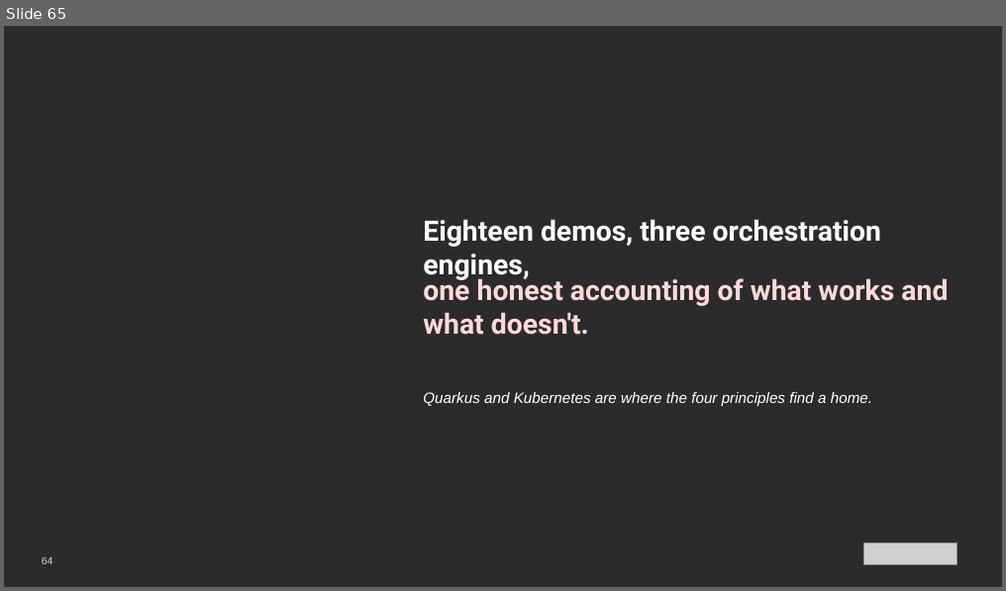
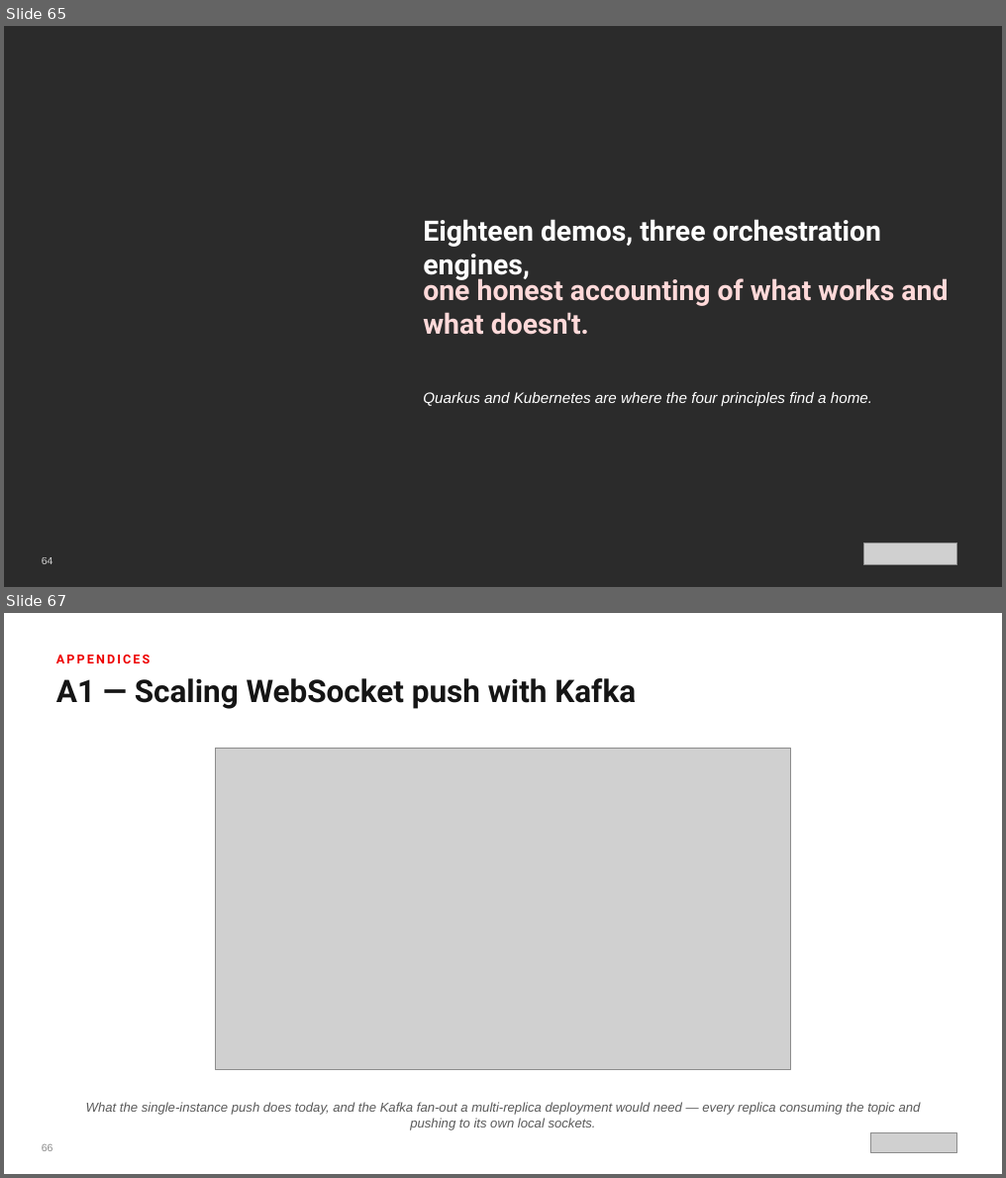
Before and after one commit to patterncatalyst/datamesh-reference-arch-quarkus, a slide deck: presentation/datamesh-201/Datamesh-201-Quarkus-r1.0.pptx. Shown one above the other, each under a label of ours: slide 65 before the commit, slides 65 and 67 after it; the slides between them are not shown. The pictures are 1006x591 and 1006x1178 pixels, drawn with LibreOffice and Linux fonts; fonts in the diff are those of the drawing; grey boxes stand for pictures; background and template pictures are left out; a plain dark background stands for a picture behind light text. Boxes give left, top, right and bottom in pixels: in the first picture for what was removed or moved away, otherwise in the second. Text is boxed around its words. In the diff, an @@ line names an element or a change of style, - is before the commit and + after.

Commit message:
docs: add Appendices part — six deep-dive chapters, diagrams, and 201-deck section (#21)
* docs(site): add Appendices part with six deep-dive chapters

New Part 5 (Appendices) and six chapters (markers 16-21):
websocket scaling with Kafka fan-out, gotchas, agentic
recommendations, testing detail, in-memory vs Kafka messaging,
and the three orchestration engines compared. Diagrams and
00-index wiring follow in subsequent commits.

* feat(diagrams): six appendix figures

Add paired SVG + Excalidraw figures for the Appendices part:
websocket Kafka fan-out, gotchas grid, the plan/execute/validate
relay, the test pyramid, in-memory vs Kafka, and the three-engine
comparison table. Generated by scripts/make-quarkus-diagrams.js
(assets/diagrams 37 to 43).

* docs(site): wire Appendices into the index and chapter counts

Add the Part 5 section with links to chapters 16-21, add Part 5 to
the organization overview, and bump the chapter/part counts to
twenty-one chapters across six parts (00-index and README).

* docs(deck): add Appendices section to the 201 deck

New '11 · Appendices' divider plus six diagram slides (A1-A6)
reusing the six new figures, inserted before the reference
appendix. Agenda updated to thirteen sections; deck rebuilt.

* docs(site): fix stale part count in index meta description

```diff
--- a/presentation/datamesh-201/Datamesh-201-Quarkus-r1.0.pptx
+++ b/presentation/datamesh-201/Datamesh-201-Quarkus-r1.0.pptx
@@ slide 67 added at <box>4,613,1002,1174</box>, background #FFFFFF @@
@@ text added at <box>56,655,151,663</box>, 12 pt, text #EE0000, bold @@
+APPENDICES
@@ text added at <box>56,678,636,709</box>, 30 pt, text #151515, bold @@
+A1 — Scaling WebSocket push with Kafka
@@ picture added at <box>215,748,791,1069</box> @@
@@ text added at <box>86,1102,921,1131</box>, 12.5 pt, text #5A5A5A, italic @@
+What the single-instance push does today, and the Kafka fan-out a multi-replica deployment would need — every replica consuming the topic and pushing to its own local sockets.
@@ text added at <box>42,1145,54,1152</box>, 10 pt, text #8A8A8A @@
+66
@@ picture added at <box>871,1134,957,1154</box> @@
```
Also in this commit, not shown: 16 slides changed, 6 other slides added, 23 other files.
